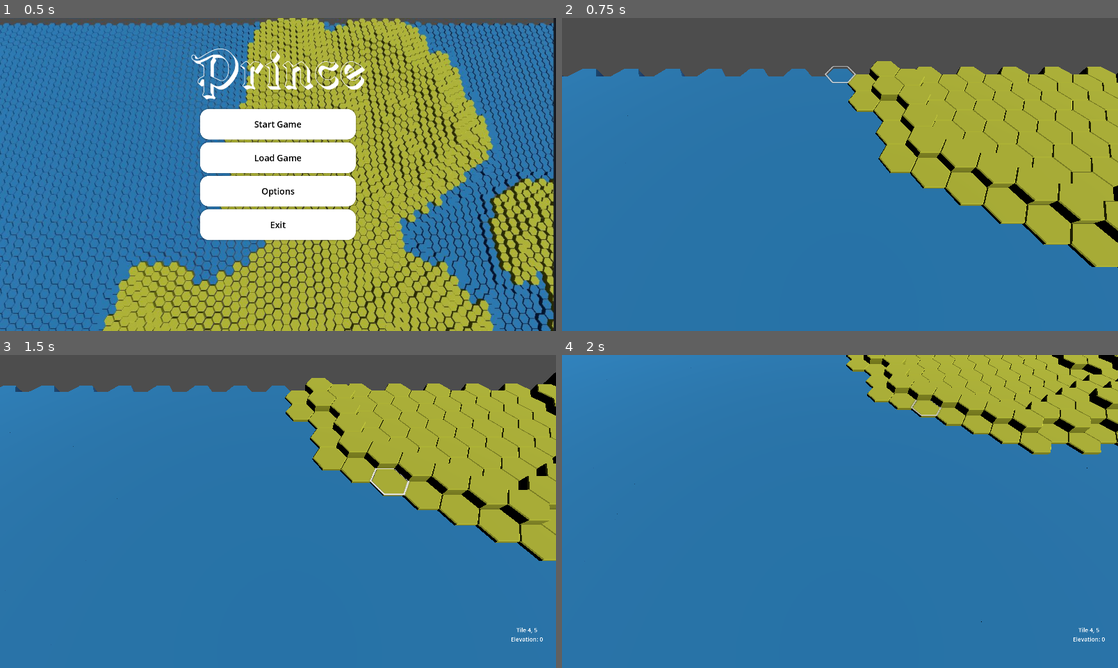
Above: before the commit, frames 1-4 (two rows, left to right).
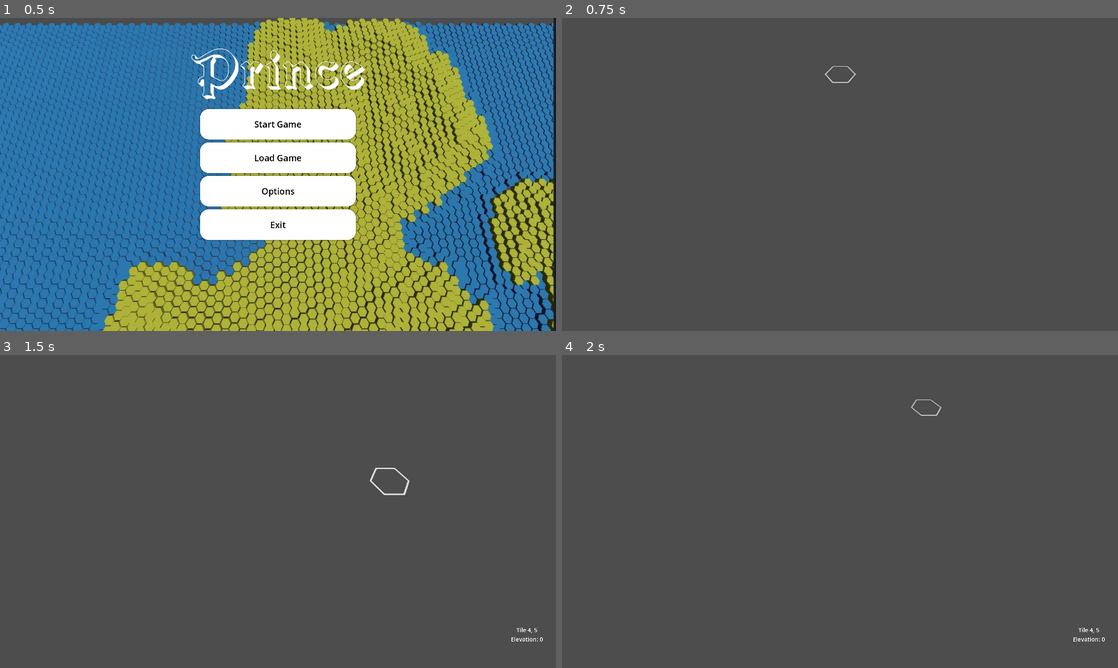
Above: after the commit, the same moments.

Repository: web-fu/prince
Game: Godot game, scene res://scenes/ui/MainMenu.tscn
Two runs of this game, one before a commit and one after it. Both use one fixed random seed, a clock stepped at 60 frames per second and the inputs below.
Inputs (mouse positions are in pixels of both pictures, inside the frame that each line leads up to):
- Up to frame 1 (0.5 s): no input
- Up to frame 2 (0.75 s): click "Start Game" at 0.5 s
- Up to frame 3 (1.5 s): tap Enter at 1.25 s; move the mouse to (400, 495) at 1.27 s; hold E (axial_move_north_east) from 1.28 s (still down); hold Down (camera_move_down) from 1.28 s (still down); click (400, 495) at 1.42 s
- Up to frame 4 (2 s): keep holding E (axial_move_north_east); keep holding Down (camera_move_down)

Frame 1 is identical in both runs. In frame 2, 83% of the frame differs, in the area x 0-100%, y 13-100%; in frame 3, 90%; in frame 4, 100%, in the area x 0-100%, y 0-100%.
Error after the commit: Parse Error: Preload file "res://scenes/tiles/rivers/RiverA.tscn" does not exist. (res://scenes/WorldView.gd:5)

Commit message:
River view

Diff:
--- a/scenes/WorldView.gd
+++ b/scenes/WorldView.gd
@@ -2,6 +2,9 @@
 
 const LAND_TILE = preload("res://scenes/tiles/LandTile.tscn")
 const SEA_TILE = preload("res://scenes/tiles/SeaTile.tscn")
+const RIVER_A = preload("res://scenes/tiles/rivers/RiverA.tscn")
+const RIVER_B = preload("res://scenes/tiles/rivers/RiverB.tscn")
+const RIVER_C = preload("res://scenes/tiles/rivers/RiverC.tscn")
 
 func draw_world(grid):
 	for col in range(-Common.grid_size.cols, Common.grid_size.cols * 2):
@@ -19,5 +22,30 @@
 	if hex.elevation < 0:
 		return SEA_TILE.instantiate()
 
-	if hex.elevation >= 0:
+	if !hex.has_river:
 		return LAND_TILE.instantiate()
+
+	var riverDiff = hex.river.rotationOut - hex.river.rotationIn
+	var rotation = 0
+	var tile
+
+	if riverDiff == 0 or abs(riverDiff) == 180:
+		tile = RIVER_A.instantiate()
+		rotation = -30 - hex.river.rotationIn
+
+	if abs(riverDiff) == 60 or abs(riverDiff) == 300:
+		tile = RIVER_C.instantiate()
+		if (abs(riverDiff) == 60):
+			rotation = -hex.river.rotationIn if sign(riverDiff) > 0 else -hex.river.rotationOut
+		if (abs(riverDiff) == 300):
+			rotation = -hex.river.rotationOut if sign(riverDiff) > 0 else -hex.river.rotationIn
+
+	if abs(riverDiff) == 120 or abs(riverDiff) == 240:
+		tile = RIVER_B.instantiate()
+		if (abs(riverDiff) == 120):
+			rotation = -hex.river.rotationIn if sign(riverDiff) > 0 else -hex.river.rotationOut
+		if (abs(riverDiff) == 240):
+			rotation = -hex.river.rotationOut if sign(riverDiff) > 0 else -hex.river.rotationIn
+
+	tile.rotation.y = deg_to_rad(rotation)
+	return tile
--- a/scripts/generation/RiverGenerator.gd
+++ b/scripts/generation/RiverGenerator.gd
@@ -46,7 +46,6 @@
 		current.has_river = true
 		current.river.rotationOut = direction * 60
 		next.river.rotationIn = (direction + 3) % 6  * 60
-		print(current.data(), " ", direction, " ", current.river.rotationIn, " ", current.river.rotationOut)
 
 		if next.elevation < 0 :
 			break
